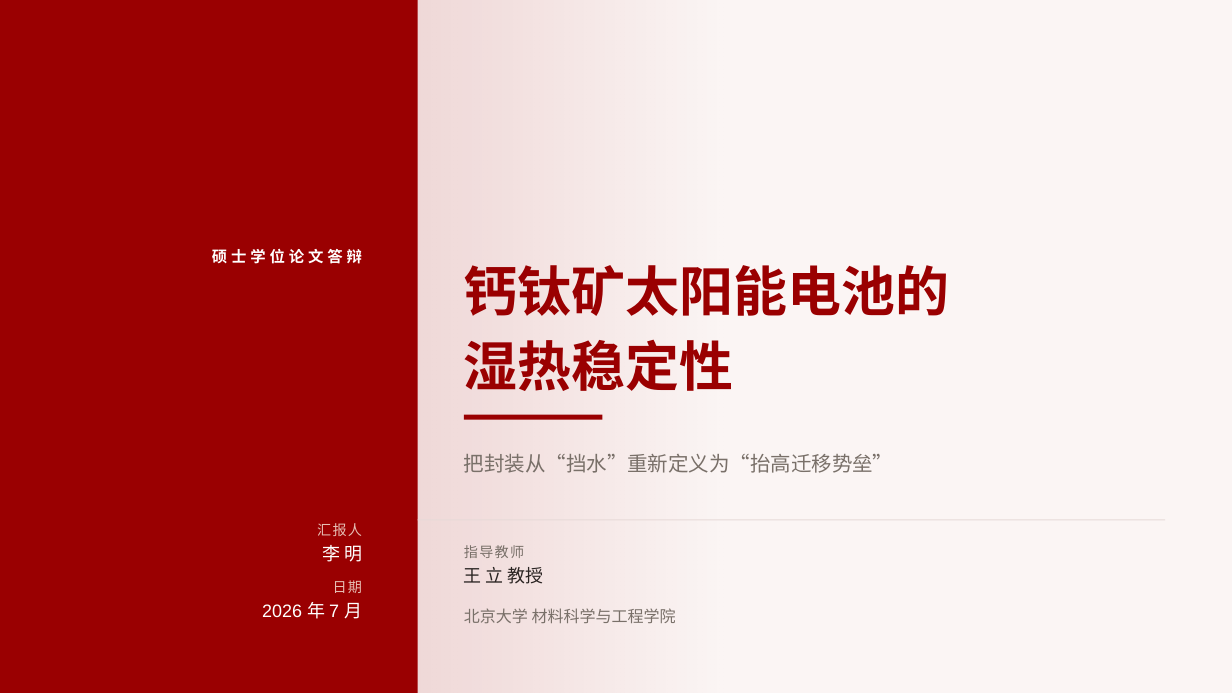
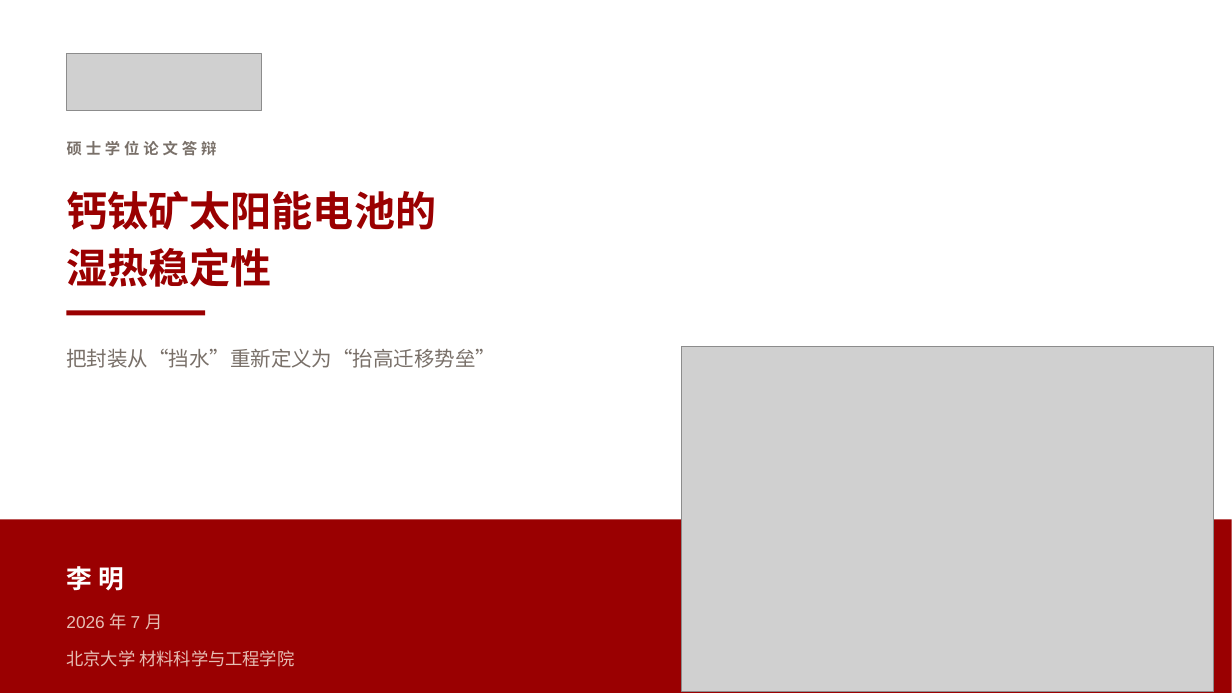
Before and after one commit to qingguang0309/academic-skills, a slide deck: slide 1 of examples/perovskite-stability-slides/pvsk_defense.pptx. Drawn at 1232x693 pixels with LibreOffice and Linux fonts; fonts in the diff are those of the drawing; grey boxes stand for pictures. Boxes give left, top, right and bottom in pixels: in the first picture for what was removed or moved away, otherwise in the second. Text is boxed around its words. In the diff, an @@ line names an element or a change of style, - is before the commit and + after.

```diff
--- a/examples/perovskite-stability-slides/pvsk_defense.pptx
+++ b/examples/perovskite-stability-slides/pvsk_defense.pptx
@@ background #FBF5F4 to #FFFFFF @@
@@ rectangle removed at (0, 0, 418, 693) @@
@@ rectangle removed at (416, 0, 732, 693) @@
@@ picture added at (67, 54, 262, 111) @@
@@ text "硕士学位论文答辩": place and size @@
-text "硕士学位论文答辩" at (212, 249, 362, 264)
+text "硕士学位论文答辩" at (67, 141, 217, 156)
@@ text "硕士学位论文答辩" at (67, 141, 217, 156): text colour #FFFFFF to #797069; alignment right to left @@
@@ text "钙钛矿太阳能电池的": place and size @@
-text "钙钛矿太阳能电池的" at (464, 265, 949, 391)
+text "钙钛矿太阳能电池的" at (67, 191, 437, 287)
@@ text "钙钛矿太阳能电池的" at (67, 191, 437, 287): size 42 to 32 pt @@
@@ rectangle: place and size @@
-rectangle at (464, 415, 603, 421)
+rectangle at (67, 311, 205, 316)
@@ text "把封装从“挡水”重新定义为“抬高迁移势垒”": place and size @@
-text "把封装从“挡水”重新定义为“抬高迁移势垒”" at (464, 454, 894, 473)
+text "把封装从“挡水”重新定义为“抬高迁移势垒”" at (66, 349, 496, 368)
@@ picture added at (682, 347, 1214, 691) @@
@@ rectangle added at (0, 519, 1232, 693), fill #9A0001 @@
@@ text removed at (317, 523, 362, 536) @@
-汇报人
@@ rectangle removed at (418, 519, 1165, 520) @@
@@ text "李 明": place and size @@
-text "李 明" at (322, 545, 362, 562)
+text "李 明" at (66, 566, 124, 591)
@@ text "李 明" at (66, 566, 124, 591): size 14 to 20 pt, bold on; alignment right to left @@
@@ text removed at (464, 545, 524, 558) @@
-指导教师
@@ text removed at (464, 567, 544, 584) @@
-王 立 教授
@@ text removed at (333, 580, 363, 593) @@
-日期
@@ text "2026 年 7 月": place and size @@
-text "2026 年 7 月" at (262, 602, 362, 619)
+text "2026 年 7 月" at (66, 613, 162, 630)
@@ text "2026 年 7 月" at (66, 613, 162, 630): size 14 to 13.5 pt, text colour #FFFFFF to #E6BEB4; alignment right to left @@
@@ text "北京大学 材料科学与工程学院": place and size @@
-text "北京大学 材料科学与工程学院" at (464, 608, 676, 623)
+text "北京大学 材料科学与工程学院" at (66, 650, 294, 667)
@@ text "北京大学 材料科学与工程学院" at (66, 650, 294, 667): size 12.5 to 13.5 pt, text colour #797069 to #E6BEB4 @@
```
Also in this commit, not shown: 18 other slides changed, 24 other files.
